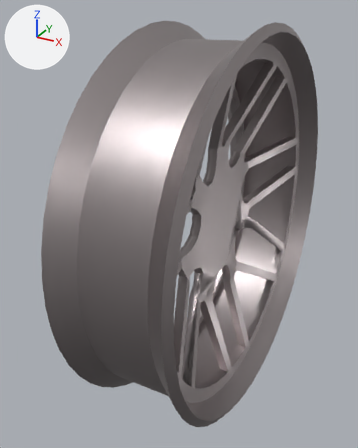
One commit to the Blender file Car Game/Assets/RabauMaterials/MB e63 AMG/mb_wheels.blend: the scene before it, then after it.
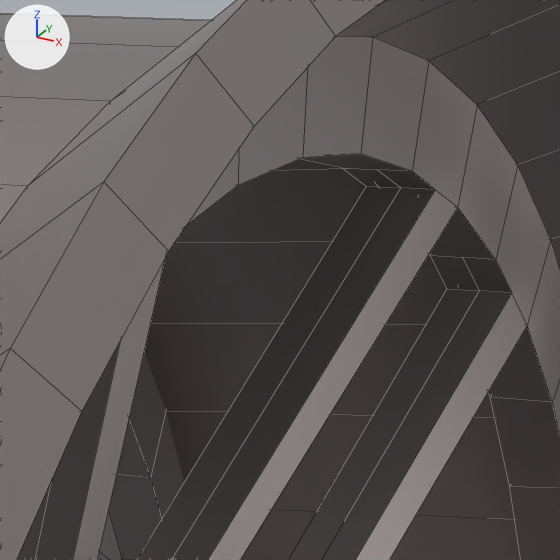
There are two pictures of each version: one whole from a camera (50 mm lens) standing at (0.898, -1.945, 0.92) and looking at (-0.129, -0.077, -0.014), one close up on the part from 60% to 81% of the width and 8% to 25% of the height. The axes (+X, +Y, +Z) are drawn at upper left. The lights are the same throughout. The close-ups show mesh edges as thin lines.
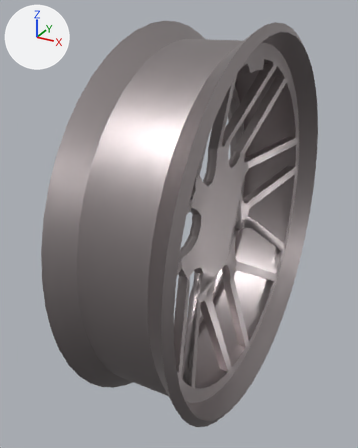
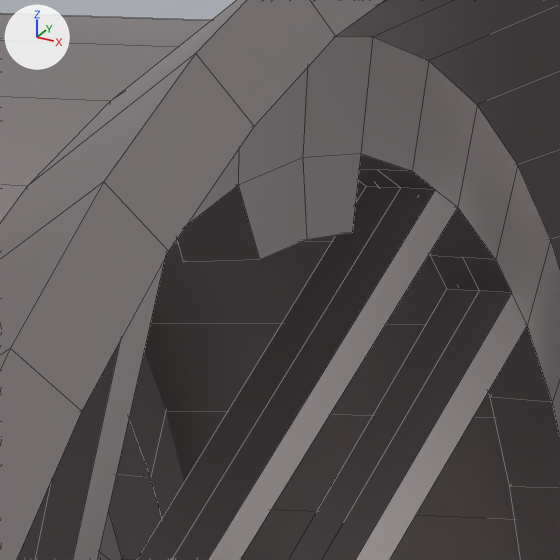
What the commit changed:
me_circle has 930 vertices, 952 faces, 1 loose edge and spans x -1.04..1.04, y -1.04..1.04, z -0.32..0.32.
me_circle is used by ob_circle; location (0.0, 0.0, 0.0); rotation (0.0, 1.571, 0.0), in degrees (0, 90, 0); scale (0.831, 0.831, 0.831).
Verts and faces of me_circle; kept vertices keep their numbers, new ones are numbered from 930.
Before the commit, vertices of me_circle: 112 (-0.87, 0.11, 0.21), 113 (-0.88, 0.0, 0.21), 114 (-0.87, -0.11, 0.21), 412 (-0.87, 0.11, 0.16), 413 (-0.87, 0.0, 0.16).
Before the commit, vertices of me_circle: 414 (-0.87, -0.11, 0.16).
Part 1, on me_circle:
Faces deleted: (113, 114, 414, 413), (112, 113, 413, 412).
New vertex 930 is at (-0.82, 0.09, 0.22).
New vertex 931 is at (-0.83, 0.0, 0.22).
New vertex 932 is at (-0.82, -0.08, 0.22).
New vertex 933 is at (-0.82, 0.09, 0.16).
New vertex 934 is at (-0.82, 0.0, 0.16).
New vertex 935 is at (-0.82, -0.08, 0.16).
New faces: (412, 933, 934, 413), (112, 113, 931, 930), (931, 932, 935, 934), (930, 931, 934, 933), (112, 930, 933, 412), (113, 114, 932, 931).
New faces: (413, 934, 935, 414), (114, 414, 935, 932).

Location of each change, (x1, y1, x2, y2) in pixels of the close-ups (560 x 560 px):
part 1 of me_circle, built on
    before: (306, 154, 352, 158)
    after: (177, 154, 361, 262)
